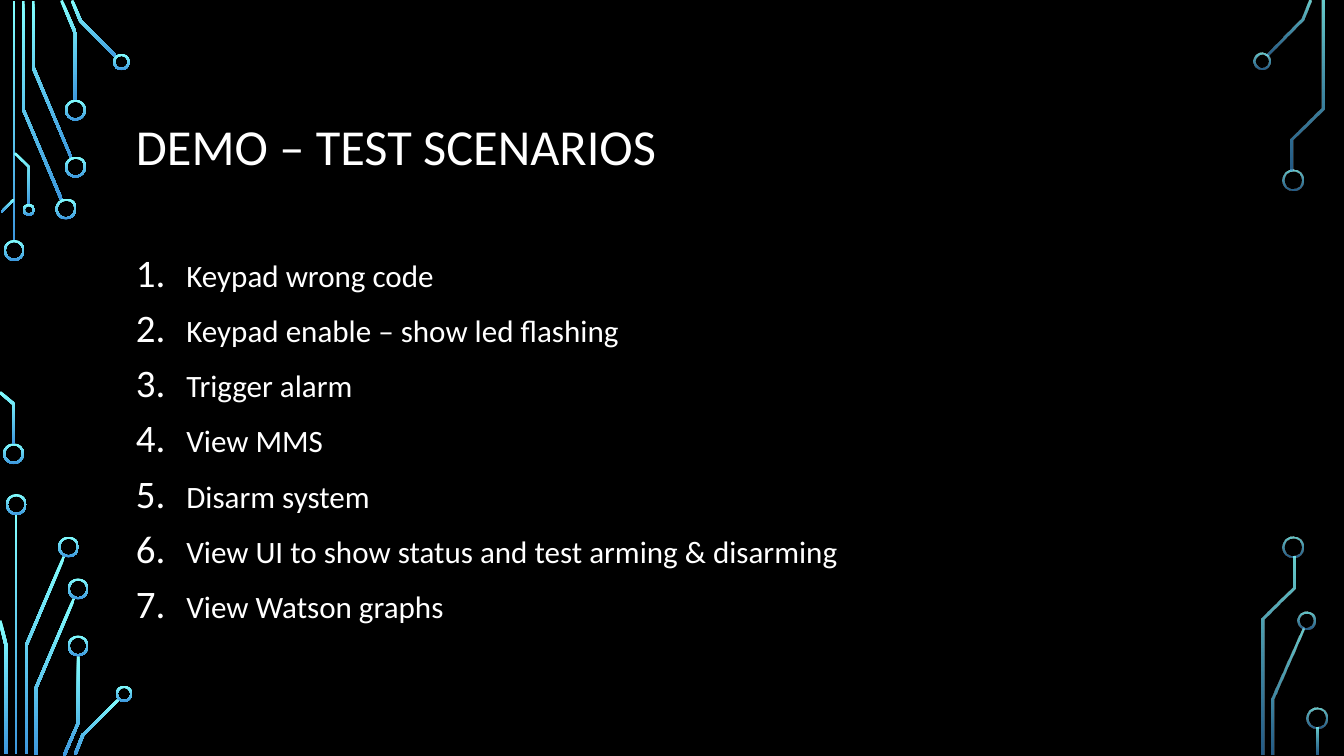
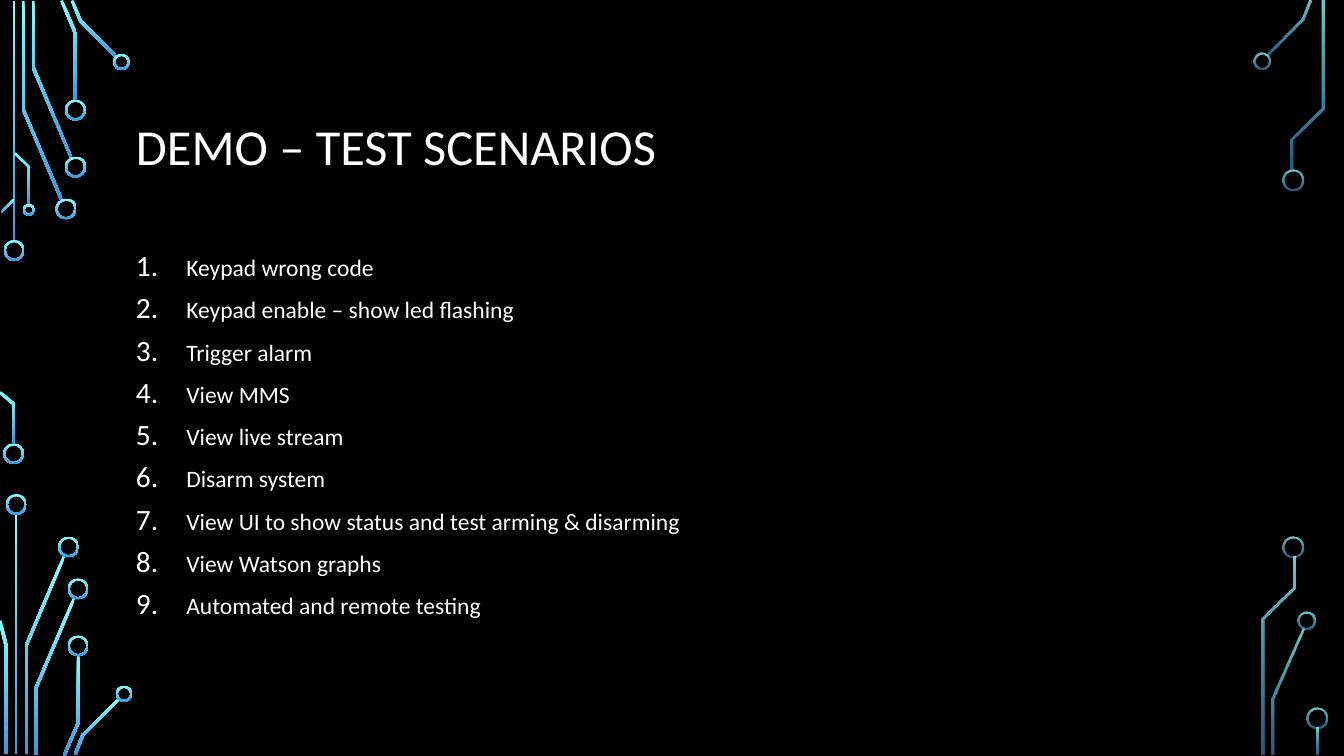
Before and after one commit to AdamCorbinFAUPhD/CEN5035-Software-Engineering-Course-Project, a slide deck: slide 6 of proposal/Smart Security System_presentation.pptx (slide 5 before the commit). Drawn at 1344x756 pixels with LibreOffice and Linux fonts; fonts in the diff are those of the drawing; background and template pictures are left out. Boxes give left, top, right and bottom in pixels: in the first picture for what was removed or moved away, otherwise in the second. Text is boxed around its words. In the diff, an @@ line names an element or a change of style, - is before the commit and + after.

```diff
--- a/proposal/Smart Security System_presentation.pptx
+++ b/proposal/Smart Security System_presentation.pptx
@@ text at bbox=[186, 259, 679, 576]: size 22.2 to 16.8 pt in "Keypad wrong code", "Keypad enable – show led flashing", "Trigger alarm", "View MMS" and 3 more places; line spacing 1.1 to 1 @@
@@ text at bbox=[186, 428, 343, 445]: paragraph added @@
+5. View live stream
@@ text at bbox=[186, 597, 481, 618]: paragraph added @@
+9. Automated and remote testing
```
Also in this commit, not shown: 4 slides added, 3 slides removed.
